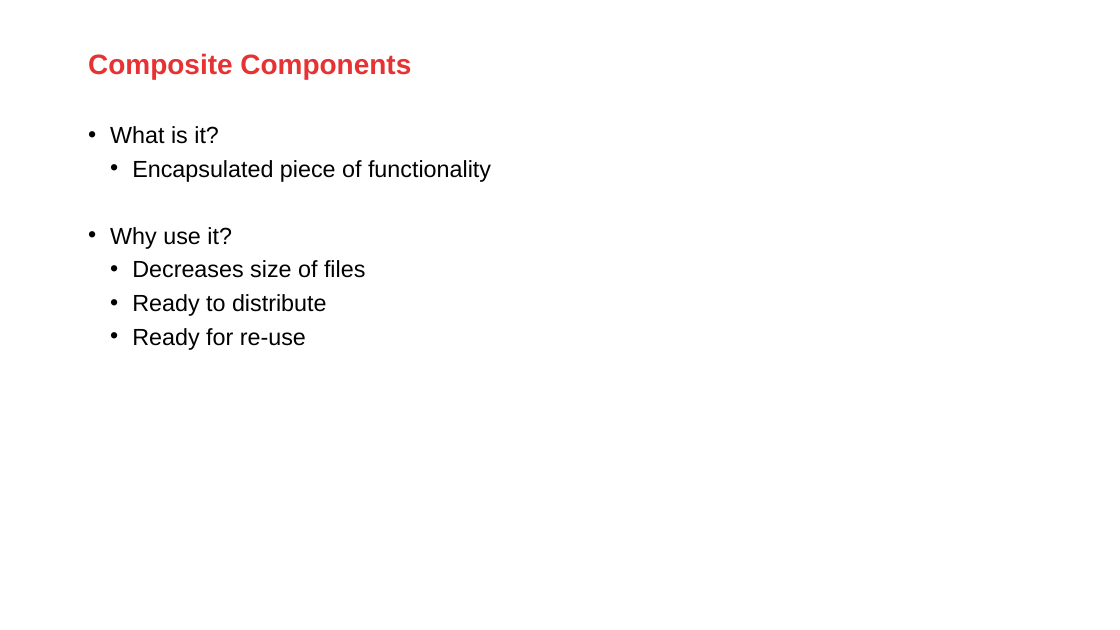
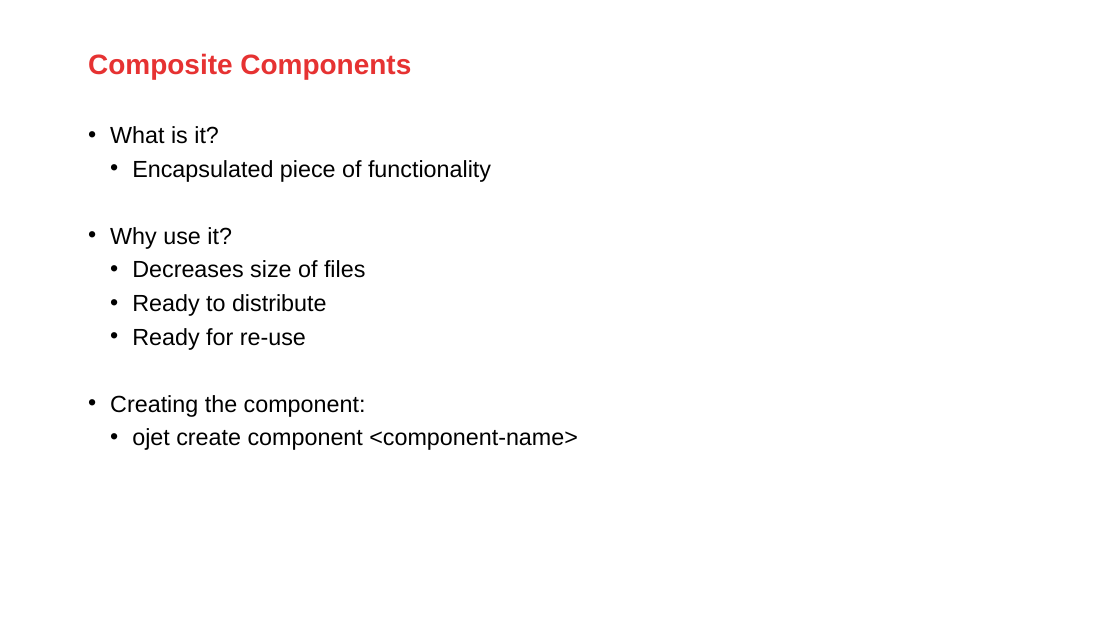
Before and after one commit to jeroenRX/AmisJetTraining, a slide deck: slide 60 of OracleJET_TalentLaunch.pptx (slide 93 before the commit). Drawn at 1120x630 pixels with LibreOffice and Linux fonts; fonts in the diff are those of the drawing; background and template pictures are left out. Boxes give left, top, right and bottom in pixels: in the first picture for what was removed or moved away, otherwise in the second. Text is boxed around its words. In the diff, an @@ line names an element or a change of style, - is before the commit and + after.

```diff
--- a/OracleJET_TalentLaunch.pptx
+++ b/OracleJET_TalentLaunch.pptx
@@ text at [110,395,578,450]: paragraphs added @@
+• Creating the component:
+  • ojet create component <component-name>
```
Also in this commit, not shown: 12 other slides changed, 35 slides removed, 1 other file.
